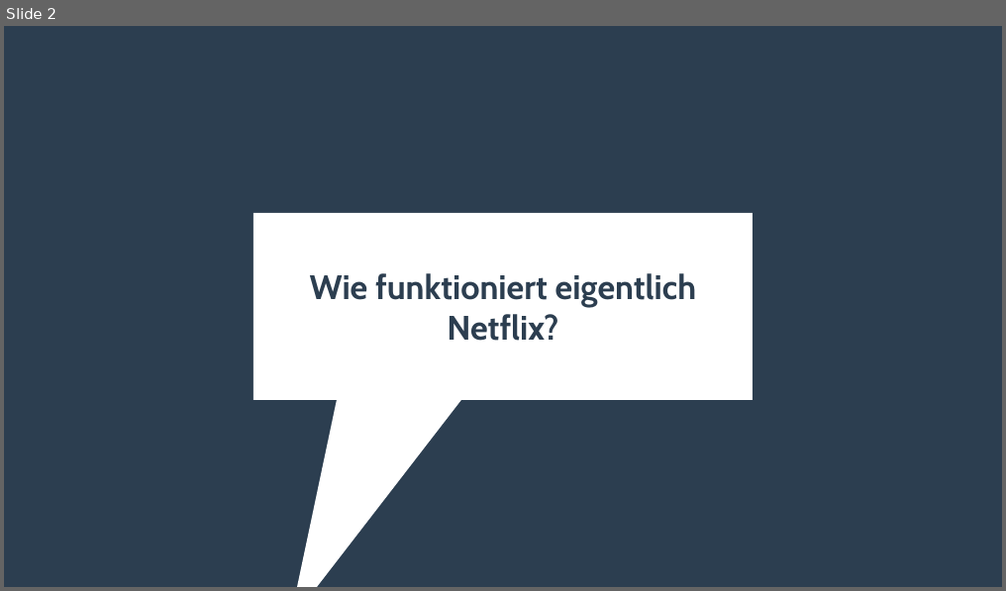
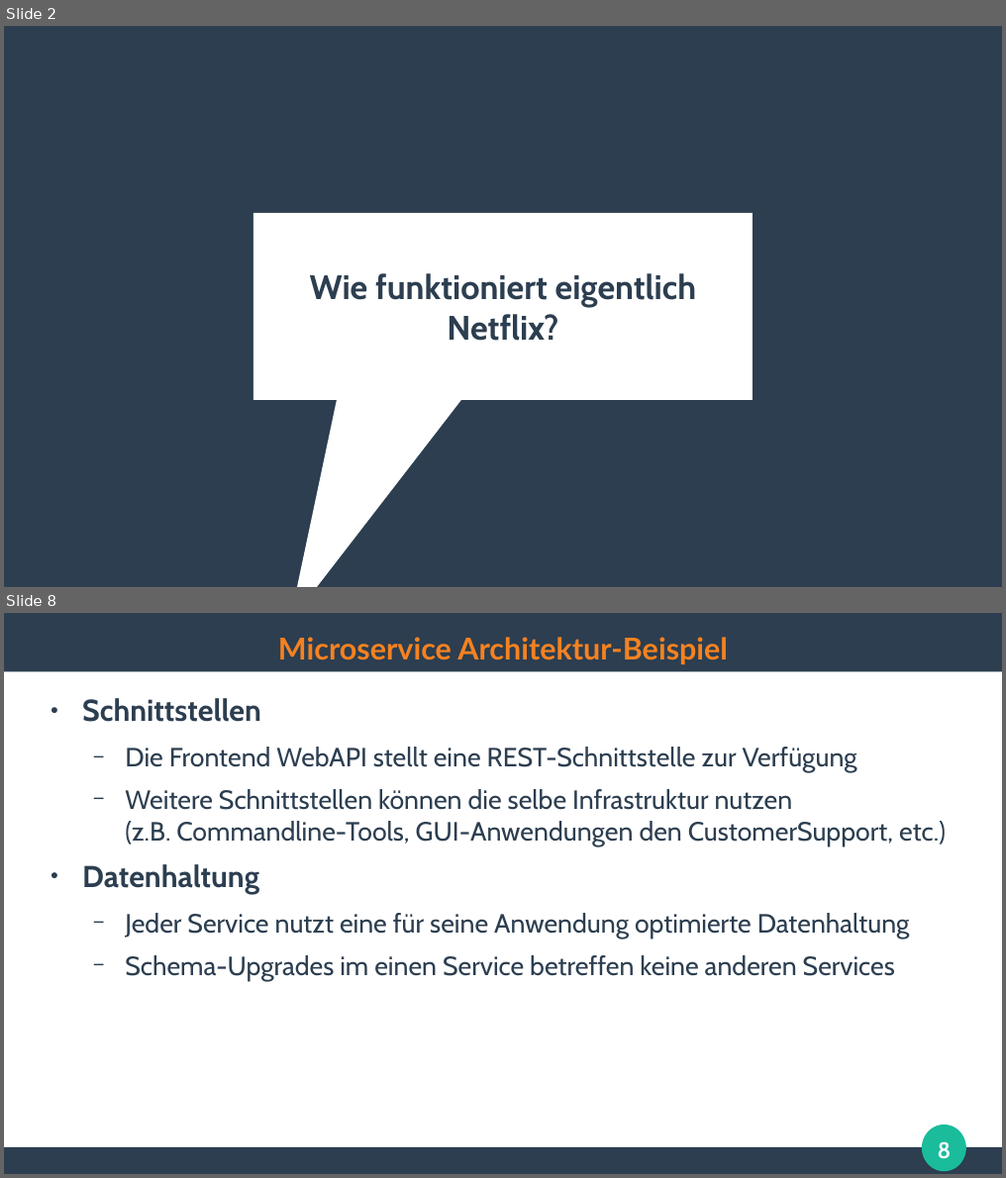
Before and after one commit to ghandmann/HS-AlbSig-WebAnwendungen2, a slide deck: Kapitel/10_Microservice_Architecture.odp. Shown one above the other, each under a label of ours: slide 2 before the commit, slides 2 and 8 after it; the slides between them are not shown. The pictures are 1006x591 and 1006x1178 pixels, drawn with LibreOffice and Linux fonts; fonts in the diff are those of the drawing. Boxes give left, top, right and bottom in pixels: in the first picture for what was removed or moved away, otherwise in the second. Text is boxed around its words. In the diff, an @@ line names an element or a change of style, - is before the commit and + after.

Commit message:
Chapter about Microservices

```diff
--- a/Kapitel/10_Microservice_Architecture.odp
+++ b/Kapitel/10_Microservice_Architecture.odp
@@ slide 8 added at (4,613,1002,1174), background #FFFFFF @@
@@ rectangle added at (4,613,1002,671), fill #2C3E50 @@
@@ title added at (278,637,728,664), 24 pt, text #F58220, bold @@
+Microservice Architektur-Beispiel
@@ text added at (82,698,945,981), 21 pt, text #2C3E50 @@
+● Schnittstellen
+  − Die Frontend WebAPI stellt eine REST-Schnittstelle zur Verfügung
+  − Weitere Schnittstellen können die selbe Infrastruktur nutzen
+    (z.B. Commandline-Tools, GUI-Anwendungen den CustomerSupport, etc.)
+● Datenhaltung
+  − Jeder Service nutzt eine für seine Anwendung optimierte Datenhaltung
+  − Schema-Upgrades im einen Service betreffen keine anderen Services
@@ ellipse added at (923,1125,966,1171), fill #1ABC9C @@
@@ page number added at (938,1142,951,1159), 18 pt, text #FFFFFF, bold @@
+8
@@ rectangle added at (4,1149,1002,1174), fill #2C3E50 @@
```
Also in this commit, not shown: 20 other slides added, 2 other files.
